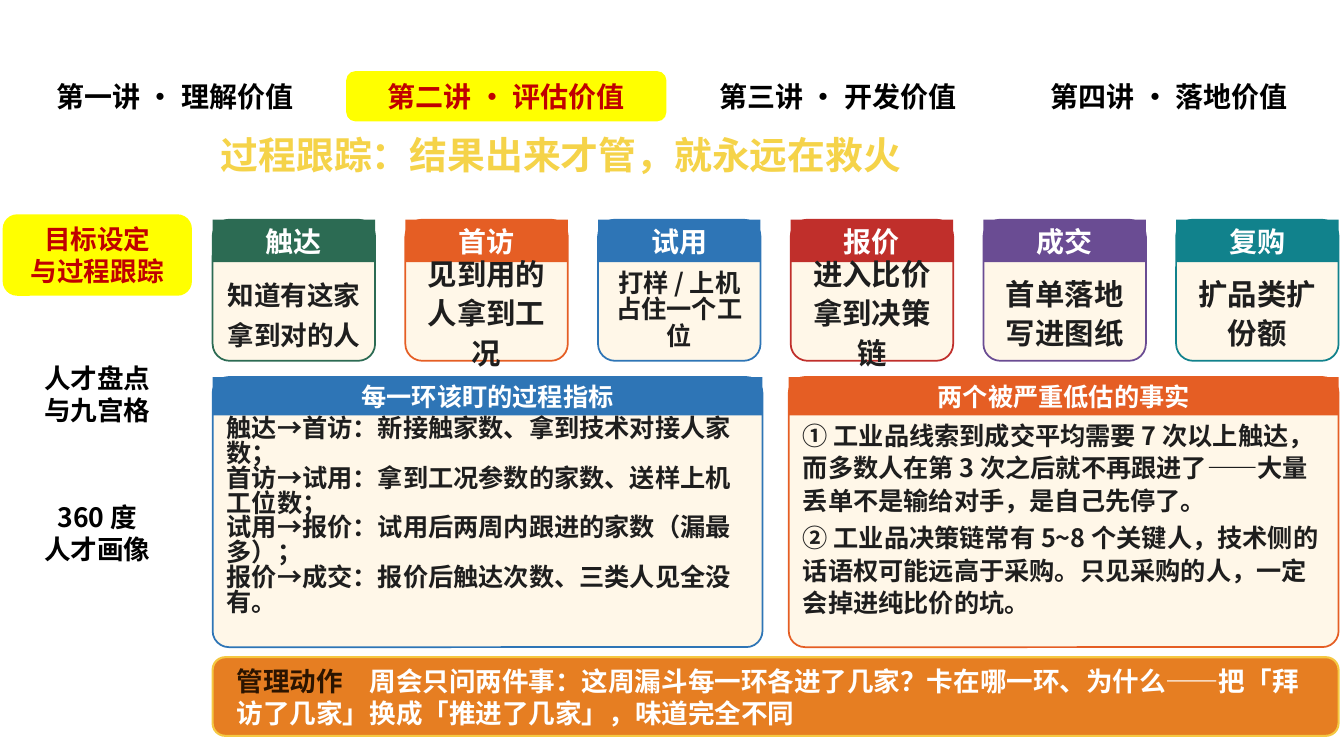
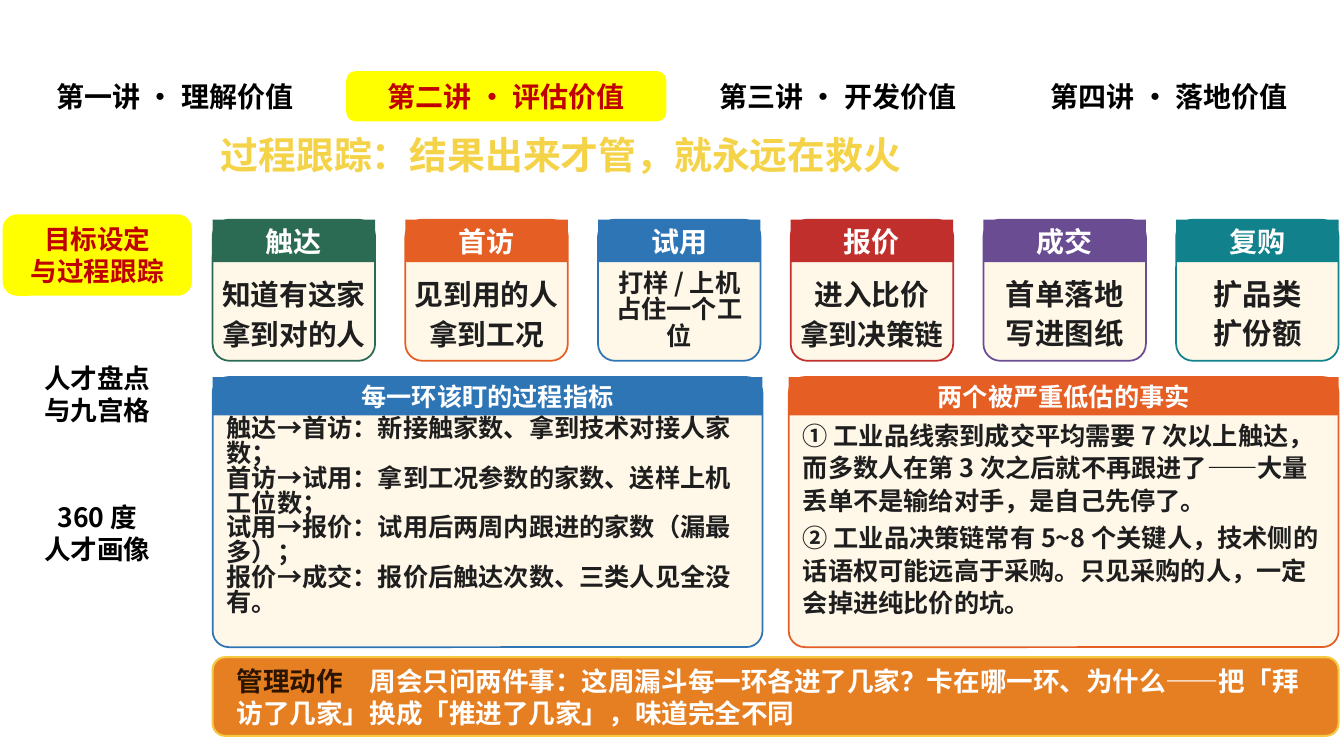
Before and after one commit to caixinyu2017-star/xixi, a slide deck: slide 21 of 管理技能课-价值与开发.pptx. Drawn at 1344x756 pixels with LibreOffice and Linux fonts; fonts in the diff are those of the drawing; background and template pictures are left out. Boxes give left, top, right and bottom in pixels: in the first picture for what was removed or moved away, otherwise in the second. Text is boxed around its words. In the diff, an @@ line names an element or a change of style, - is before the commit and + after.

```diff
--- a/管理技能课-价值与开发.pptx
+++ b/管理技能课-价值与开发.pptx
@@ text at box(222, 280, 365, 348): text changed; size 19 to 20.5 pt @@
-知道有这家拿到对的人
+知道有这家
+拿到对的人
@@ text at box(415, 280, 558, 348): text changed; size 21 to 20.5 pt @@
-见到用的人拿到工况
+见到用的人
+拿到工况
@@ text at box(800, 280, 944, 348): text changed; size 21 to 20.5 pt @@
-进入比价拿到决策链
+进入比价
+拿到决策链
@@ text at box(1213, 280, 1301, 347): spaces changed @@
-扩品类扩份额
+扩品类
+扩份额
```
Also in this commit, not shown: 8 other slides changed, 8 other files.
